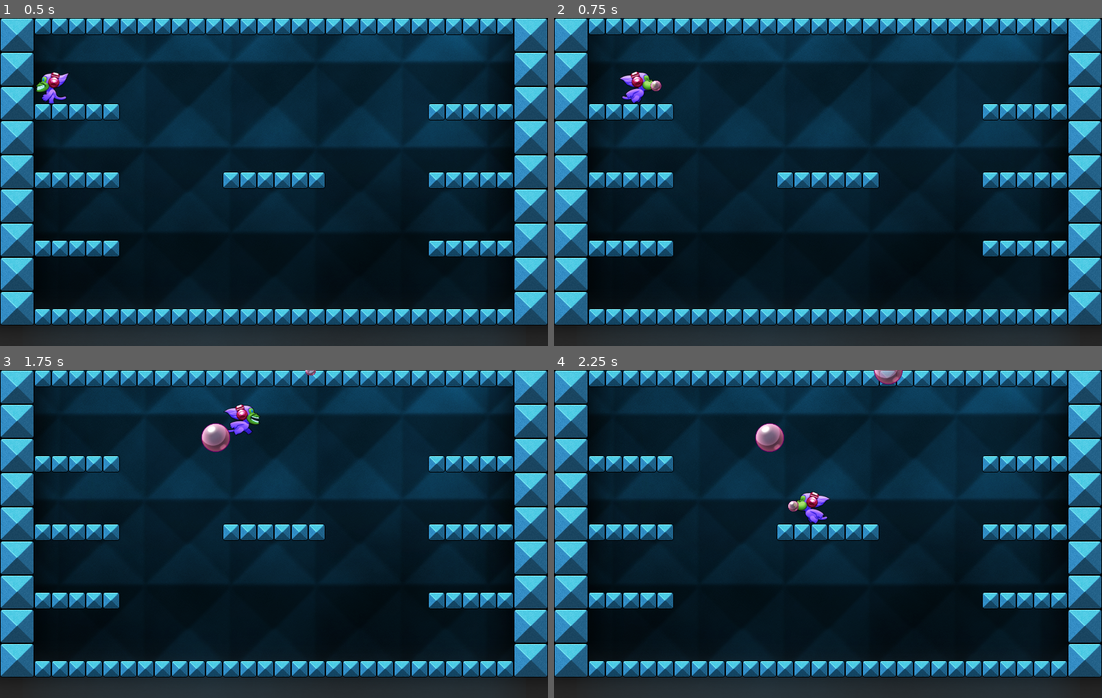
Above: before the commit, frames 1-4 (two rows, left to right).
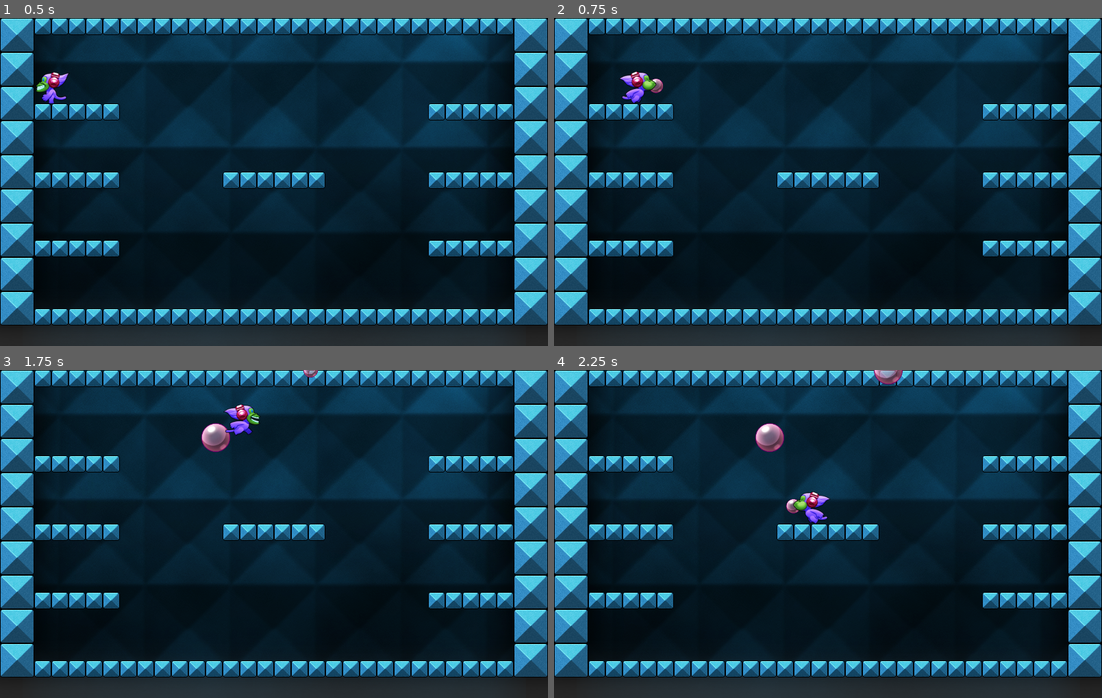
Above: after the commit, the same moments.

Repository: erik-larkin/cavern
Game: Godot game, scene res://scenes/main.tscn
The game is run twice, just before and just after one commit, with the same random seed, the same clock (stepped at 60 frames per second) and the same inputs.
Inputs:
- Up to frame 1 (0.5 s): no input
- Up to frame 2 (0.75 s): tap Enter at 0.5 s; hold D (move_right) from 0.53 s (still down); tap Space (blow) at 0.6 s
- Up to frame 3 (1.75 s): keep holding D (move_right); tap W (jump) at 0.77, 1.52 s; tap Space (blow) at 1.35 s
- Up to frame 4 (2.25 s): release D (move_right) at 2.03 s; hold Left (move_left) from 2.03 s (still down); tap Space (blow) at 2.1 s

Frame 1 is identical in both runs. In frame 2, less than 0.1% of the frame differs, in the area x 17-20%, y 18-23%; in frame 3, less than 0.1%; in frame 4, less than 0.1%, in the area x 42-45%, y 39-44%.

Commit message:
Make bubbles pop

Diff:
--- a/scenes/bubble.tscn
+++ b/scenes/bubble.tscn
@@ -127,7 +127,7 @@
 "duration": 1.0,
 "texture": SubResource("AtlasTexture_4h1i5")
 }],
-"loop": true,
+"loop": false,
 "name": &"default",
 "speed": 5.0
 }, {
@@ -176,9 +176,9 @@
 "duration": 1.0,
 "texture": SubResource("AtlasTexture_m2hye")
 }],
-"loop": true,
+"loop": false,
 "name": &"pop",
-"speed": 5.0
+"speed": 30.0
 }]
 
 [sub_resource type="CircleShape2D" id="CircleShape2D_m8g2f"]
@@ -189,22 +189,38 @@
 collision_layer = 16
 collision_mask = 5
 gravity_scale = 0.0
+max_contacts_reported = 10
+contact_monitor = true
 lock_rotation = true
 linear_velocity = Vector2(0, -20)
 script = ExtResource("1_t6l70")
 metadata/_edit_group_ = true
 
-[node name="AnimatedSprite2D" type="AnimatedSprite2D" parent="."]
+[node name="AnimatedSprite" type="AnimatedSprite2D" parent="."]
 position = Vector2(0, 1)
 scale = Vector2(0.8, 0.8)
 sprite_frames = SubResource("SpriteFrames_bsy8x")
-
-[node name="CollisionShape2D" type="CollisionShape2D" parent="."]
+animation = &"pop"
+frame = 4
+frame_progress = 1.0
+
+[node name="CollisionShape" type="CollisionShape2D" parent="."]
 shape = SubResource("CircleShape2D_m8g2f")
+
+[node name="VisibleOnScreenNotifier" type="VisibleOnScreenNotifier2D" parent="."]
+
+[node name="PopTimer" type="Timer" parent="."]
+wait_time = 5.0
+one_shot = true
+autostart = true
 
 [node name="CaptureStateTimer" type="Timer" parent="."]
 wait_time = 0.4
 one_shot = true
 autostart = true
 
+[connection signal="body_entered" from="." to="." method="_on_body_entered"]
+[connection signal="animation_finished" from="AnimatedSprite" to="." method="_on_animated_sprite_2d_animation_finished"]
+[connection signal="screen_exited" from="VisibleOnScreenNotifier" to="." method="_on_visible_on_screen_notifier_2d_screen_exited"]
+[connection signal="timeout" from="PopTimer" to="." method="_on_pop_timer_timeout"]
 [connection signal="timeout" from="CaptureStateTimer" to="." method="_on_capture_state_timer_timeout"]
--- a/scenes/main.tscn
+++ b/scenes/main.tscn
@@ -10,6 +10,8 @@
 [node name="Level1" parent="." instance=ExtResource("1_v40fm")]
 scale = Vector2(1.3, 1.3)
 
+[node name="Bubbles" type="Node2D" parent="."]
+
 [node name="Player" parent="." instance=ExtResource("1_ksflm")]
 position = Vector2(99, 126)
 
--- a/scenes/player.tscn
+++ b/scenes/player.tscn
@@ -94,7 +94,7 @@
 [node name="Player" type="CharacterBody2D"]
 position = Vector2(516, 300)
 collision_layer = 2
-collision_mask = 109
+collision_mask = 45
 platform_on_leave = 1
 script = ExtResource("1_hn182")
 metadata/_edit_group_ = true
--- a/scripts/bubble.gd
+++ b/scripts/bubble.gd
@@ -1,9 +1,10 @@
 extends RigidBody2D
 
-enum Layers {PLAYER = 2, ENEMIES = 3, CAPTURE_BUBBLES = 5, FLOAT_BUBBLES = 7}
-enum State {FLOAT, CAPTURE}
+enum Layers { OUTER_WALLS = 1, PLAYER = 2, ENEMIES = 3, CAPTURE_BUBBLES = 5,
+	FLOAT_BUBBLES = 7}
+enum State {FLOAT, CAPTURE, POPPING, ENEMY}
 
-const CAPTURE_BUBBLE_SCALE = 0.3
+const CAPTURE_BUBBLE_SCALE = 0.4
 const FLOAT_BUBBLE_SCALE = 0.8
 
 @export var SPAWN_SPEED = 700
@@ -17,7 +18,8 @@
 func set_state_capture():
 	linear_velocity *= SPAWN_SPEED
 	state = State.CAPTURE
-	$AnimatedSprite2D.scale = Vector2(CAPTURE_BUBBLE_SCALE, CAPTURE_BUBBLE_SCALE)
+	$AnimatedSprite.play("default")
+	$AnimatedSprite.scale = Vector2(CAPTURE_BUBBLE_SCALE, CAPTURE_BUBBLE_SCALE)
 	set_collision_mask_value(Layers.PLAYER, false)
 	set_collision_mask_value(Layers.FLOAT_BUBBLES, false)
 	set_collision_mask_value(Layers.ENEMIES, true)
@@ -26,7 +28,7 @@
 
 
 func set_state_float():
-	$AnimatedSprite2D.scale = Vector2(FLOAT_BUBBLE_SCALE, FLOAT_BUBBLE_SCALE)
+	$AnimatedSprite.scale = Vector2(FLOAT_BUBBLE_SCALE, FLOAT_BUBBLE_SCALE)
 	linear_velocity = Vector2.ZERO
 	state = State.FLOAT
 	set_collision_mask_value(Layers.PLAYER, true)
@@ -36,5 +38,30 @@
 	set_collision_layer_value(Layers.FLOAT_BUBBLES, true)
 
 
+func pop():
+	state = State.POPPING
+	linear_velocity = Vector2.ZERO
+	$CollisionShape.disabled = true
+	$AnimatedSprite.play("pop")
+
+
 func _on_capture_state_timer_timeout():
 	set_state_float()
+
+
+func _on_visible_on_screen_notifier_2d_screen_exited():
+	queue_free()
+
+
+func _on_pop_timer_timeout():
+	pop()
+
+
+func _on_animated_sprite_2d_animation_finished():
+	if state == State.POPPING:
+		queue_free()
+
+
+func _on_body_entered(body):
+	if body.collision_layer == Layers.OUTER_WALLS and state == State.CAPTURE:
+		set_state_float()
--- a/scripts/main.gd
+++ b/scripts/main.gd
@@ -17,4 +17,4 @@
 	bubble_instance.position = spawn_position
 	bubble_instance.linear_velocity = direction.normalized()
 	bubble_instance.set_state_capture()
-	add_child(bubble_instance)
+	$Bubbles.add_child(bubble_instance)
